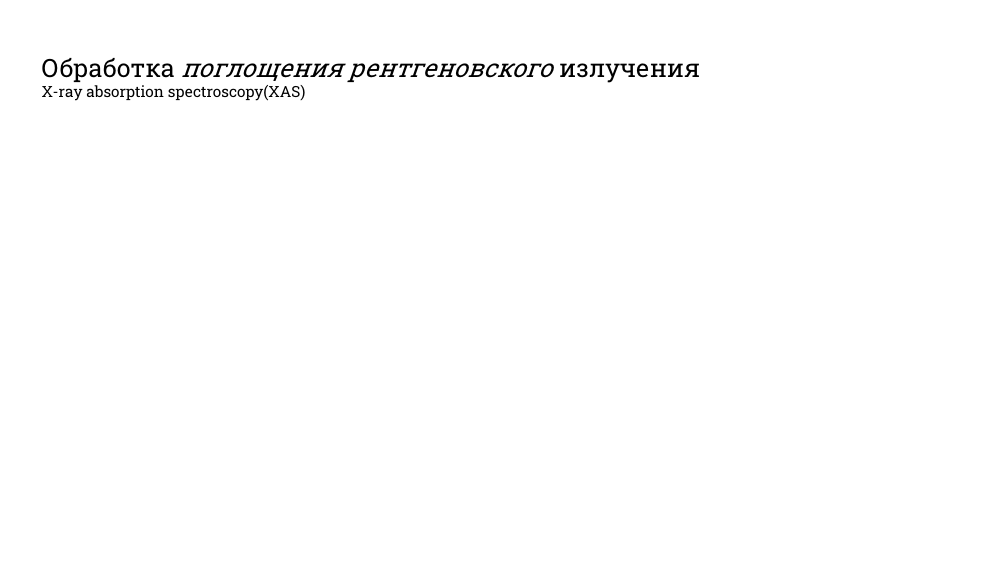
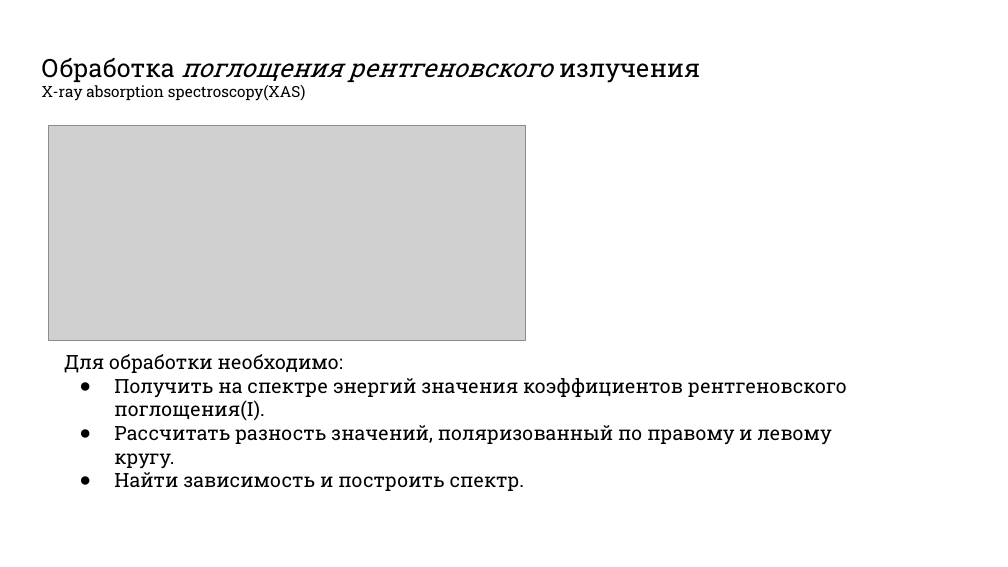
Before and after one commit to disDeal/xmcd_rs, a slide deck: slide 10 of slides/xmcd.pptx (slide 7 before the commit). Drawn at 1008x567 pixels with LibreOffice and Linux fonts; fonts in the diff are those of the drawing; grey boxes stand for pictures. Boxes give left, top, right and bottom in pixels: in the first picture for what was removed or moved away, otherwise in the second. Text is boxed around its words. In the diff, an @@ line names an element or a change of style, - is before the commit and + after.

Commit message:
Done with slides

```diff
--- a/slides/xmcd.pptx
+++ b/slides/xmcd.pptx
@@ picture added at [48, 125, 525, 340] @@
@@ text added at [64, 354, 847, 491], 14 pt, text #000000 @@
+Для обработки необходимо:
+● Получить на спектре энергий значения коэффициентов рентгеновского поглощения(I).
+● Рассчитать разность значений, поляризованный по правому и левому кругу.
+● Найти зависимость и построить спектр.
```
Also in this commit, not shown: 7 slides added, 4 slides removed, 7 other files.
